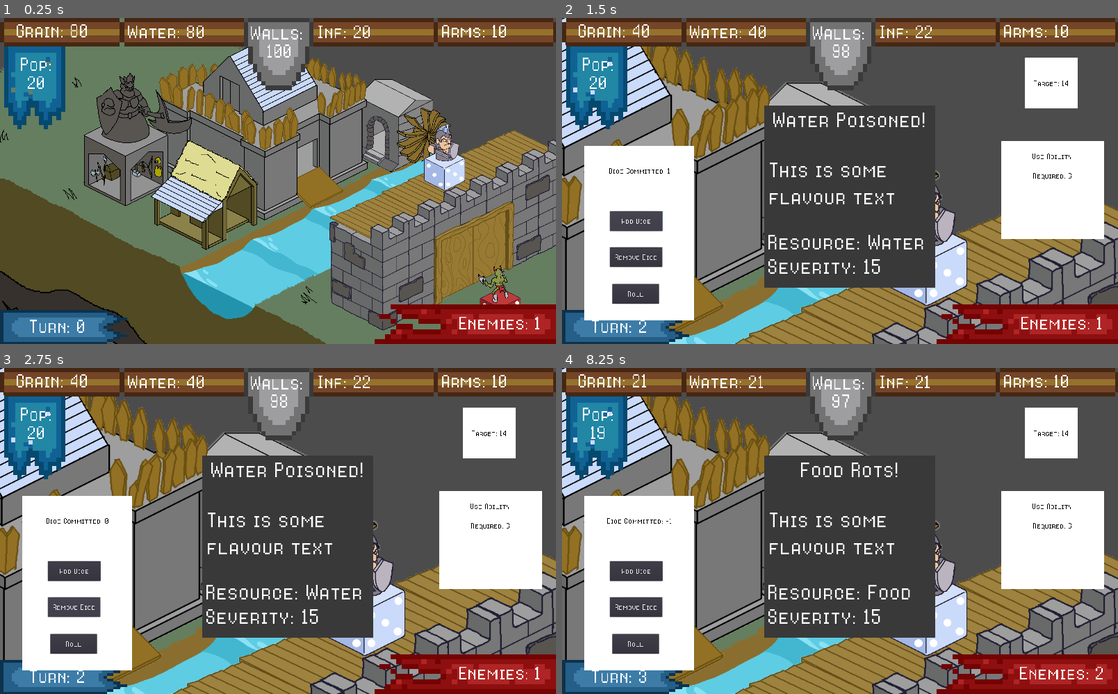
Above: before the commit, frames 1-4 (two rows, left to right).
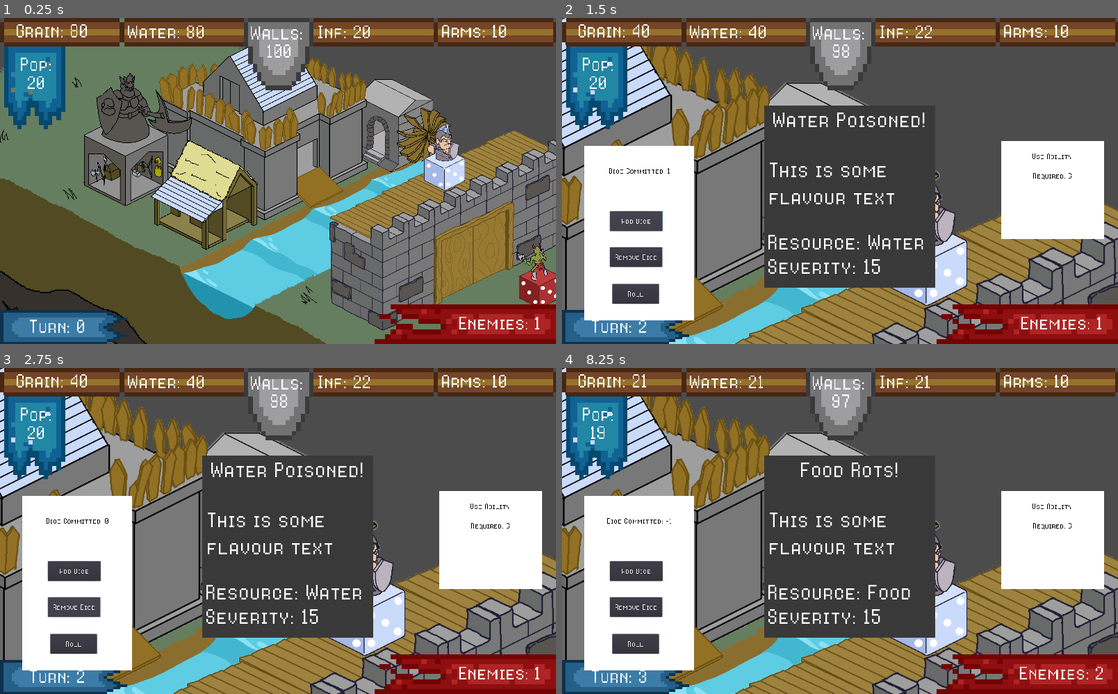
Above: after the commit, the same moments.

Repository: CapsCollective/rng-stronghold
Game: Godot game, scene res://scenes/main.tscn
The game is run twice, just before and just after one commit, with the same random seed, the same clock (stepped at 60 frames per second) and the same inputs.
Inputs (mouse positions are in pixels of both pictures, inside the frame that each line leads up to):
- Up to frame 1 (0.25 s): no input
- Up to frame 2 (1.5 s): tap Enter (ui_accept) at 0.5, 0.77 s; move the mouse to (962, 128) at 0.52 s; press the mouse at (962, 128) at 0.53 s; release the mouse at (962, 128) at 1.25 s; click "Add Dice" at 1.25 s
- Up to frame 3 (2.75 s): click "Remove Dice" at 2 s
- Up to frame 4 (8.25 s): click "Roll" at 2.75 s; click "Roll" at 3.5 s; click "Add Dice" at 4.25 s; click "Remove Dice" at 5 s; click "Roll" at 5.75 s; click "Add Dice" at 6.5 s; click "Remove Dice" at 7.25 s; tap Enter (ui_accept) at 8 s; move the mouse to (584, 508) at 8.02 s; click (584, 508) at 8.1 s

The runs differ from the first frame. In frame 1, 1.3% of the frame differs, in the area x 86-100%, y 69-88%; in frame 2, 1.5%, in the area x 83-93%, y 12-28%; in frame 3, 1.5%; in frame 4, 1.5%.

Commit message:
Made building interfaces work with main game

Diff:
--- a/scenes/building_interface.gd
+++ b/scenes/building_interface.gd
@@ -2,8 +2,8 @@
 
 var physics_dice_scene = preload("res://scenes/physics_dice.tscn")
 var dice_to_roll = 0
-var target = 14
 var potential_dice
+var current_event
 
 func _ready():
 	$DiceButtons/RollDiceButton.connect("button_up", self, "roll_dice")
@@ -11,12 +11,21 @@
 	$DiceButtons/RemoveDiceButton.connect("button_up", self, "remove_dice")
 	update_display()
 
+func populate(res_id):
+	current_event = $"../../".get_event(res_id)
+	dice_to_roll = 0
+	update_display()
+
 func _process(delta):
-	for area in $Target/Area2D.get_overlapping_areas():
-		if not area.lifted:
-			target -= area.val
-			area.queue_free()
-			update_display()
+	if $Target.visible:
+		for area in $Target/Area2D.get_overlapping_areas():
+			if not area.lifted:
+				current_event['amount'] -= area.val
+				area.queue_free()
+				update_display()
+				if current_event['amount'] <= 0:
+					$"../../".clear_event(current_event['resource'])
+					current_event = null
 
 func add_dice():
 	dice_to_roll += 1
@@ -27,8 +36,10 @@
 	update_display()
 
 func update_display():
+	if current_event:
+		$Target/Label.text = "Target: " + str(current_event['amount'])
+	$Target.visible = current_event and current_event['amount'] > 0
 	$DiceButtons/DiceNumberLabel.text = "Dice Committed: " + str(dice_to_roll)
-	$Target/Label.text = "Target: " + str(target)
 
 func roll_dice():
 	for i in dice_to_roll:
--- a/scenes/building_interface.tscn
+++ b/scenes/building_interface.tscn
@@ -100,7 +100,7 @@
 margin_bottom = 217.239
 custom_fonts/font = SubResource( 2 )
 custom_colors/font_color = Color( 0, 0, 0, 1 )
-text = "Target: 15"
+text = "Target: "
 align = 1
 valign = 1
 __meta__ = {
--- a/scenes/buildings.tscn
+++ b/scenes/buildings.tscn
@@ -68,6 +68,7 @@
 [node name="Water" type="Area2D" parent="."]
 position = Vector2( 636.947, 171.152 )
 script = ExtResource( 7 )
+res_id = 1
 
 [node name="Sprite" type="Sprite" parent="Water"]
 material = SubResource( 1 )
@@ -81,6 +82,7 @@
 [node name="Keep" type="Area2D" parent="."]
 position = Vector2( 400, 150 )
 script = ExtResource( 7 )
+res_id = 4
 
 [node name="Sprite" type="Sprite" parent="Keep"]
 material = SubResource( 2 )
@@ -93,6 +95,7 @@
 [node name="Armoury" type="Area2D" parent="."]
 position = Vector2( 151.89, 191.761 )
 script = ExtResource( 7 )
+res_id = 3
 
 [node name="Sprite" type="Sprite" parent="Armoury"]
 material = SubResource( 3 )
@@ -117,6 +120,7 @@
 [node name="Wall" type="Area2D" parent="."]
 position = Vector2( 722.174, 271.023 )
 script = ExtResource( 7 )
+res_id = 2
 
 [node name="Sprite" type="Sprite" parent="Wall"]
 material = SubResource( 5 )
@@ -134,8 +138,9 @@
 polygon = PoolVector2Array( -225.882, -90.0397, -221.901, 77.1445, -121.889, 129.389, 222.928, -38.2922, 223.923, -223.887, 123.414, -251.253 )
 
 [node name="Battlefield" type="Area2D" parent="."]
-position = Vector2( 818.237, 483.16 )
+position = Vector2( 890.235, 442.346 )
 script = ExtResource( 7 )
+res_id = 5
 
 [node name="Sprite" type="Sprite" parent="Battlefield"]
 material = SubResource( 6 )
--- a/scripts/building.gd
+++ b/scripts/building.gd
@@ -1,4 +1,6 @@
 extends Area2D
+
+export (int) var res_id
 
 func _ready():
 	connect("mouse_entered", self, "highlight")
--- a/scripts/buildings.gd
+++ b/scripts/buildings.gd
@@ -7,6 +7,7 @@
 func building_clicked(building):
 	if not zoomed:
 		$"../HUDCanvas/BuildingInterface".visible = true
+		$"../HUDCanvas/BuildingInterface".populate(building.res_id)
 		camera.zoom = Vector2(0.5, 0.5)
 		camera.position = building.global_position
 		zoomed = true
--- a/scripts/event_manager.gd
+++ b/scripts/event_manager.gd
@@ -42,7 +42,13 @@
 	},
 ]
 
-var active_events = []
+var active_events = {
+	Resources.FOOD: null,
+	Resources.WATER: null,
+	Resources.WALL: null,
+	Resources.ARMS: null,
+	Resources.INFLUENCE: null,
+}
 
 # Resources
 export (int) var grain
@@ -104,9 +110,10 @@
 
 func generate_events():
 	var new_event = events[randi()%events.size()]
-	active_events.append(new_event)
-	$"HUDCanvas/EventPanel".display_event(new_event)
-	$"HUDCanvas/EventPanel".show()
+	if not active_events[new_event['resource']]:
+		active_events[new_event['resource']] = new_event
+		$"HUDCanvas/EventPanel".display_event(new_event)
+		$"HUDCanvas/EventPanel".show()
 
 func update_ui():
 	$"HUDCanvas/ResourceBar/GrainLabel".text = "Grain: " + str(grain)
@@ -126,3 +133,9 @@
 		process_turn()
 	if event.is_action_pressed("ui_cancel"):
 		$"HUDCanvas/EventPanel".hide()
+
+func get_event(res_id):
+	return active_events[res_id]
+
+func clear_event(resource):
+	active_events[resource] = null
